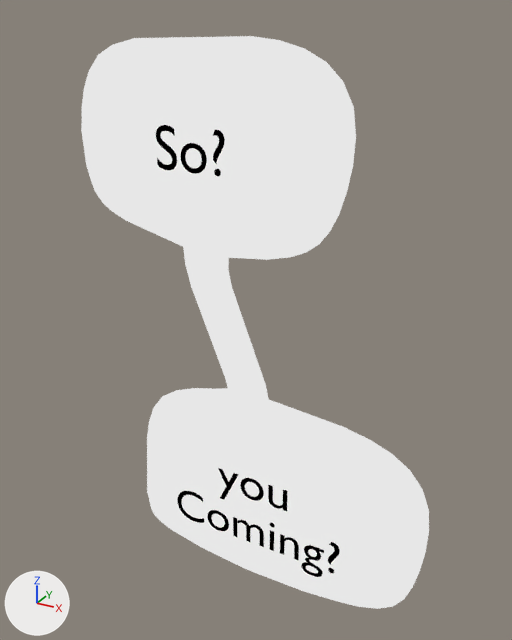
Two versions of the Blender file Resources/letter_wordballoon_double.001.blend, one commit apart.
Before and after are seen from a 50 mm camera at (0.376, -0.595, 0.367) aimed at (0.044, 0.008, 0.065). The axes (+X, +Y, +Z) are drawn at lower left. The lights are the same throughout. Text is drawn in Blender's own font.

The first picture shows 'Text', 'Text.001', 'Wordballoon'.
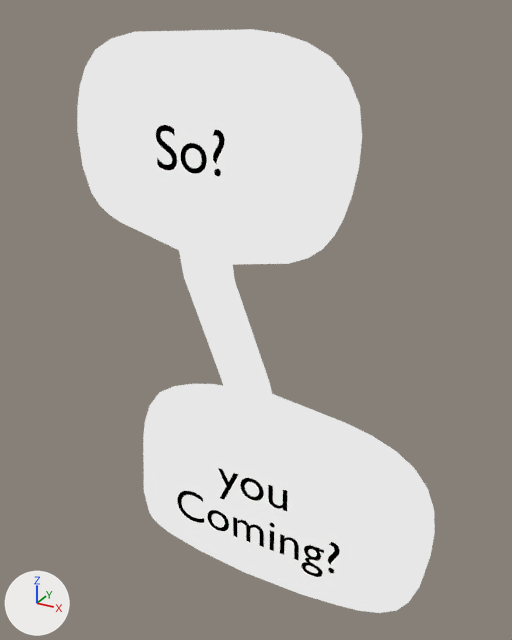
Changed parts and their boxes (x1, y1, x2, y2) in the pictures (512 x 640 px):
'Wordballoon', modifiers changed: before (81, 36, 429, 609); after (77, 29, 435, 613)

The change, as a diff of the scene's bpy script:
```diff
--- a/Resources/letter_wordballoon_double.001.blend.py
+++ b/Resources/letter_wordballoon_double.001.blend.py
@@ ob_wordballoon @@
 _m = ob_wordballoon.modifiers.new('Solidify', 'SOLIDIFY')
-_m.thickness = -0.004
+_m.solidify_mode = 'NON_MANIFOLD'
+_m.thickness = -0.008
+_m.use_thickness_angle_clamp = True
 _m.material_offset = 2
-_m.use_even_offset = True
+_m.use_rim = False
 _m.use_flip_normals = True
+_m.nonmanifold_merge_threshold = 0.006
 _m = ob_wordballoon.modifiers.new('Weld', 'WELD')
```
